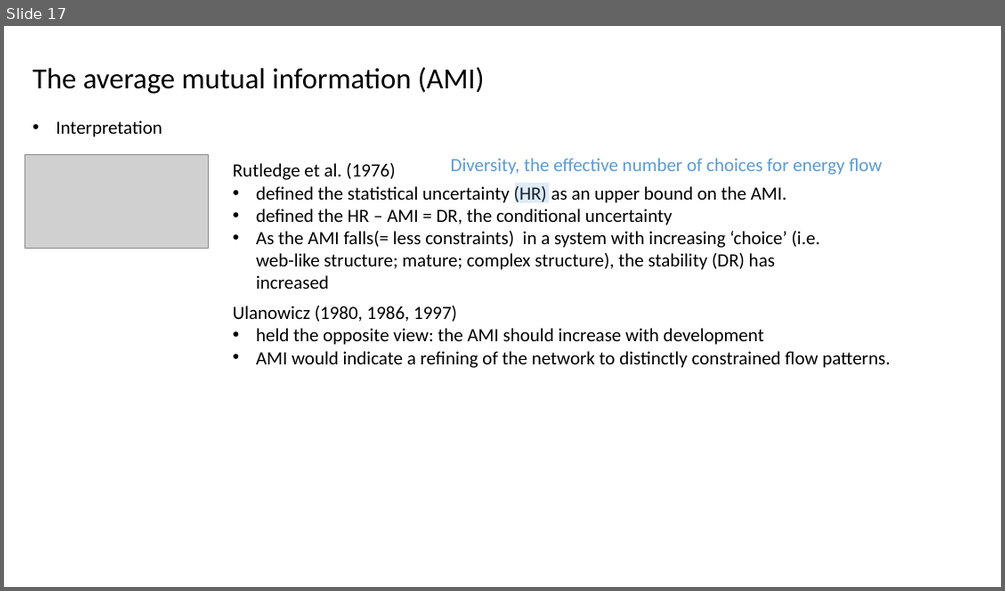
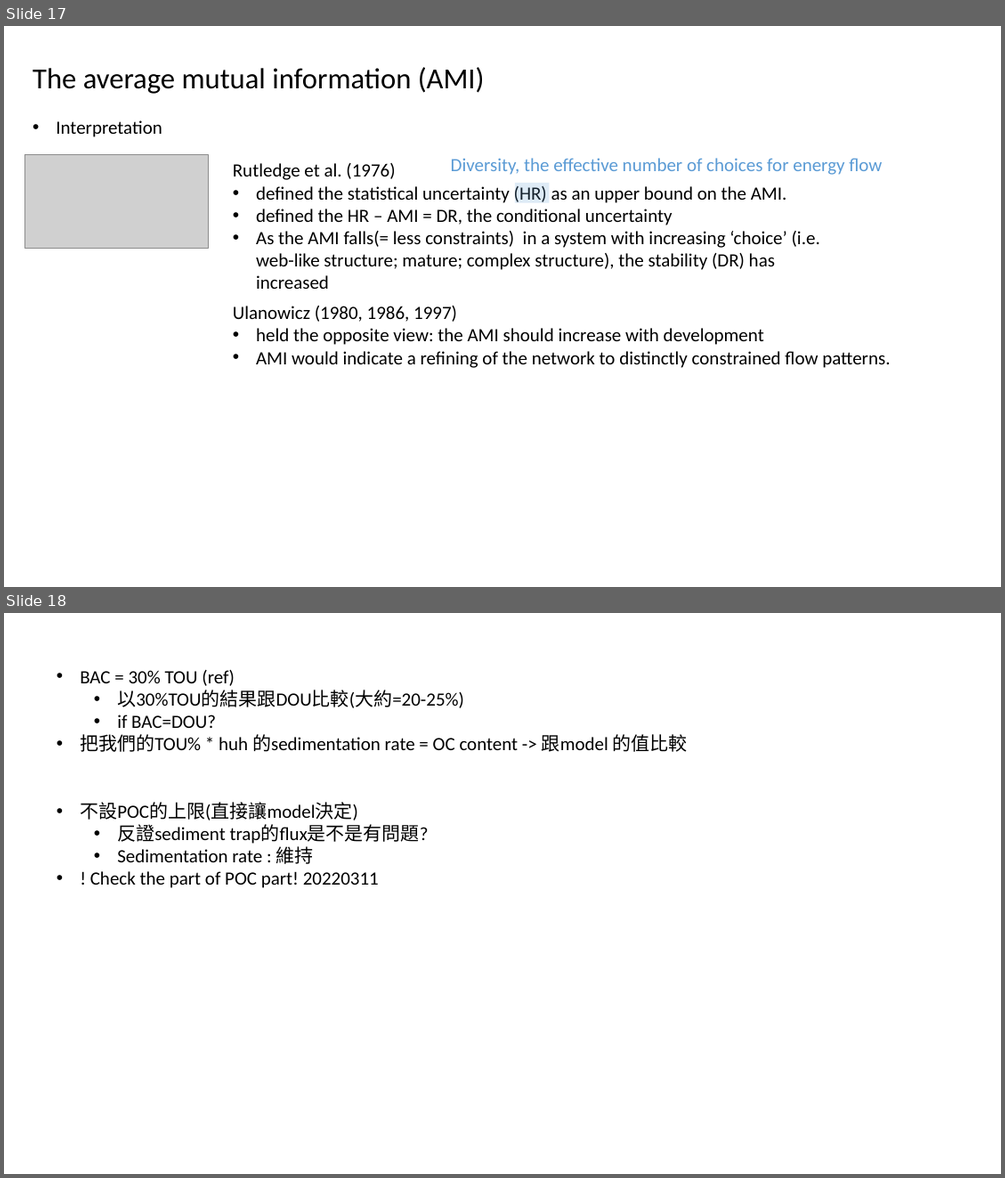
Before and after one commit to chueh1115/GPSC_data, a slide deck: context/GCfoodweb_p3.pptx. Shown one above the other, each under a label of ours: slide 17 before the commit, slides 17 and 18 after it. The pictures are 1005x591 and 1005x1178 pixels, drawn with LibreOffice and Linux fonts; fonts in the diff are those of the drawing; grey boxes stand for pictures. Boxes give left, top, right and bottom in pixels: in the first picture for what was removed or moved away, otherwise in the second. Text is boxed around its words. In the diff, an @@ line names an element or a change of style, - is before the commit and + after.

Commit message:
20220318_check+backup

```diff
--- a/context/GCfoodweb_p3.pptx
+++ b/context/GCfoodweb_p3.pptx
@@ slide 18 added at (x1=4, y1=613, x2=1001, y2=1174), background #FFFFFF @@
@@ text added at (x1=80, y1=670, x2=688, y2=888), 18 pt, text #000000 @@
+• BAC = 30% TOU (ref)
+  • 以30%TOU的結果跟DOU比較(大約=20-25%)
+  • if BAC=DOU?
+• 把我們的TOU% * huh 的sedimentation rate = OC content -> 跟model 的值比較
+• 不設POC的上限(直接讓model決定)
+  • 反證sediment trap的flux是不是有問題?
+  • Sedimentation rate : 維持
+• ! Check the part of POC part! 20220311
```
Also in this commit, not shown: 1 slide changed, 8 other files.
